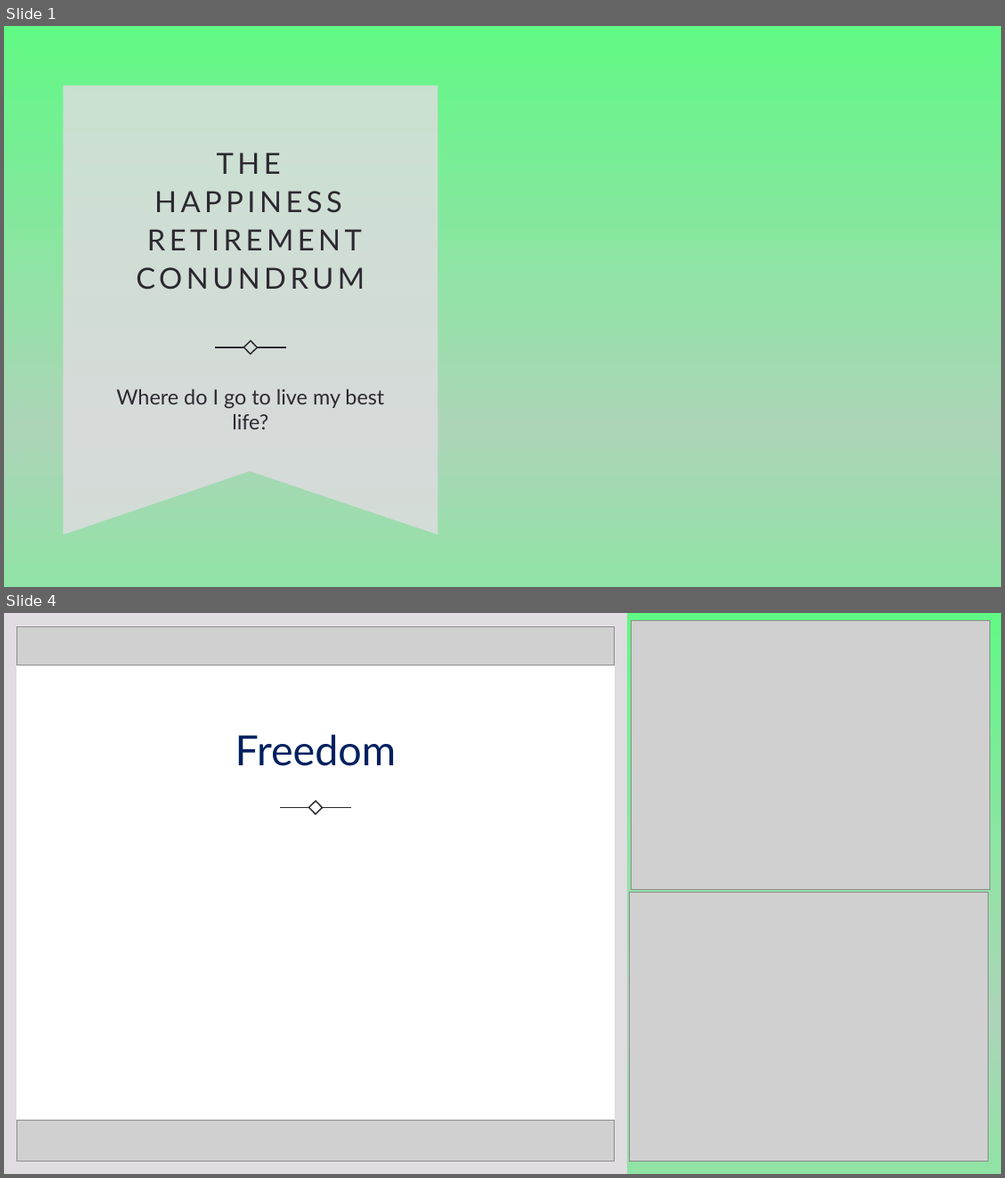
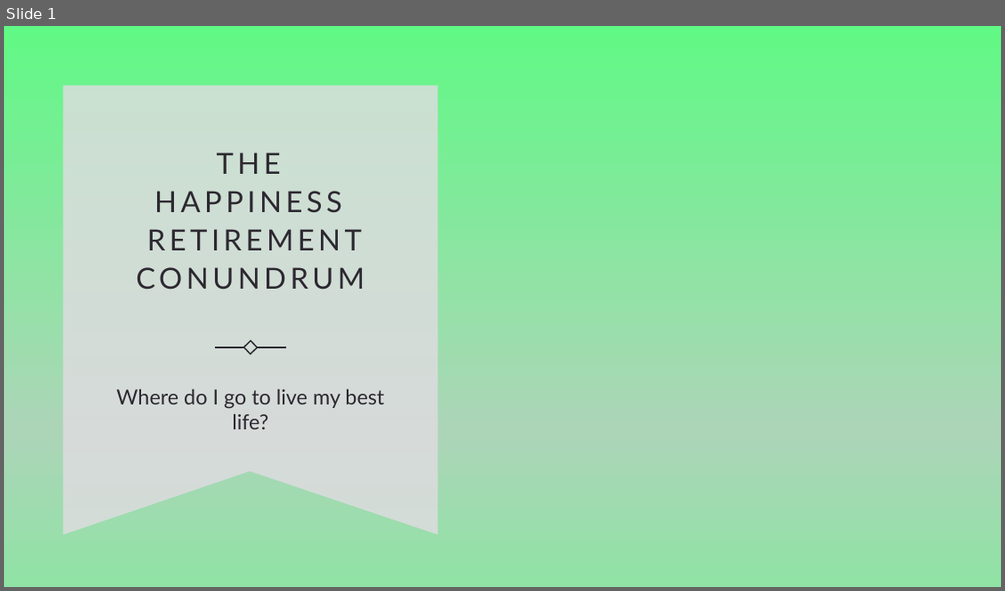
Before and after one commit to tvaughn905/Project-1, a slide deck: HappinessRetirementConundrum.pptx. Shown one above the other, each under a label of ours: slides 1 and 4 before the commit, slide 1 after it; the slides between them are not shown. The pictures are 1005x1178 and 1005x591 pixels, drawn with LibreOffice and Linux fonts; fonts in the diff are those of the drawing; grey boxes stand for pictures; background and template pictures are left out. Boxes give left, top, right and bottom in pixels: in the first picture for what was removed or moved away, otherwise in the second. Text is boxed around its words. In the diff, an @@ line names an element or a change of style, - is before the commit and + after.

```diff
--- a/HappinessRetirementConundrum.pptx
+++ b/HappinessRetirementConundrum.pptx
@@ slide 4 removed at (4, 613, 1001, 1174), background gradient #61F985 to #ACD5B8 to #90E2A5 to #BECDC4 to #CDC6CE to #DED9DF; not listed: 1 template element that a slide beside it also shows @@
@@ rectangle removed at (4, 613, 1001, 1174) @@
@@ rectangle removed at (4, 613, 627, 1174) @@
@@ rectangle removed at (16, 625, 615, 1161) @@
@@ picture removed at (16, 626, 615, 665) @@
@@ picture removed at (631, 620, 990, 890) @@
@@ title removed at (235, 734, 396, 766) @@
-Freedom
@@ line removed from (280, 807) to (309, 807) @@
@@ rectangle removed at (308, 801, 323, 815) @@
@@ line removed from (323, 807) to (351, 807) @@
@@ picture removed at (630, 892, 989, 1161) @@
@@ picture removed at (16, 1120, 615, 1160) @@
```
Also in this commit, not shown: 5 slides changed, 4 slides added, 6 other files.
